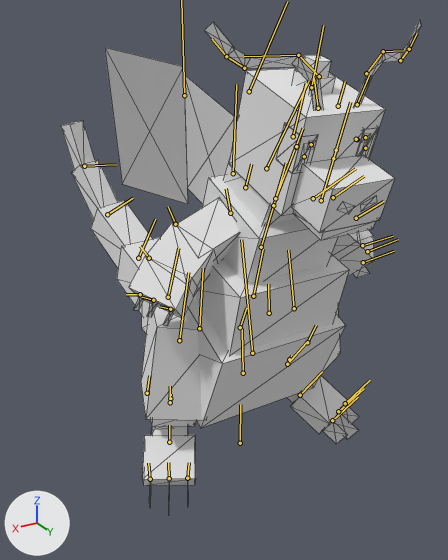
What one commit did to the glTF model gui/assets/models/pokemons/dragonite.glb.
One viewpoint serves both versions: a camera (50 mm lens) standing at (10.5, 16.3, 15.1) and looking at (-0.7, -2.4, 5.8). Lighting does not change. The marker at lower left points along +X, +Y and +Z. Both versions are drawn at frame 62 of the action 'animation.dragonite.ground_idle'; the numbers are the values there. The bones that bend it are drawn over the model as lines. Mesh edges are drawn as thin lines.
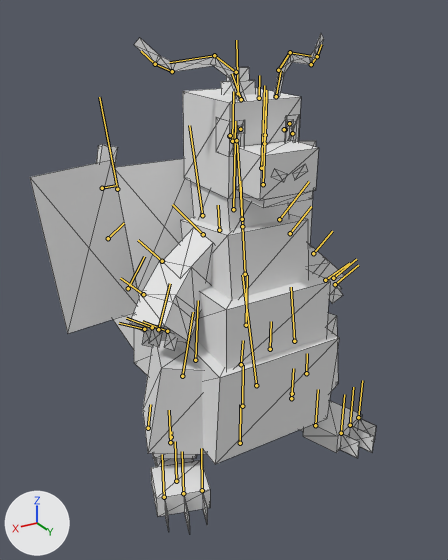
Boxes (x1, y1, x2, y2) around the edits, measured in the pictures (448 x 560 px):
'Mesh_0', posed: before (61, 19, 421, 503); after (30, 33, 376, 534)
bone 'body', root to tip: before (243, 373) to (242, 328); after (242, 406) to (243, 365)
bone 'torso', root to tip: before (240, 327) to (246, 308); after (241, 364) to (243, 340)
bone 'chest', root to tip: before (253, 296) to (263, 249); after (246, 325) to (247, 275)
bone 'chest2', root to tip: before (261, 247) to (273, 205); after (245, 274) to (242, 226)
bone 'arm_left', root to tip: before (313, 198) to (355, 168); after (279, 219) to (309, 181)
bone 'arm_right', root to tip: before (230, 213) to (226, 188); after (203, 234) to (172, 204)
bone 'wing_left', root to tip: before (266, 168) to (309, 80); after (233, 209) to (235, 121)
bone 'wing_right', root to tip: before (233, 173) to (236, 84); after (202, 215) to (189, 125)
bone 'neck', root to tip: before (275, 198) to (303, 128); after (242, 219) to (237, 141)
bone 'head', root to tip: before (293, 136) to (306, 83); after (232, 141) to (233, 91)
bone 'tail1', root to tip: before (252, 353) to (241, 239); after (256, 385) to (242, 275)
bone 'tail2', root to tip: before (199, 328) to (203, 268); after (195, 360) to (198, 300)
bone 'tail3', root to tip: before (168, 297) to (178, 248); after (158, 329) to (170, 283)
bone 'tail4', root to tip: before (138, 258) to (155, 219); after (128, 288) to (144, 256)
bone 'tail5', root to tip: before (107, 214) to (133, 198); after (108, 238) to (124, 223)
bone 'tail6', root to tip: before (84, 166) to (116, 164); after (102, 188) to (115, 185)
bone 'leg_left', root to tip: before (294, 308) to (288, 250); after (294, 341) to (291, 287)
bone 'leg_left2', root to tip: before (307, 342) to (316, 325); after (306, 373) to (307, 353)
bone 'foot_left', root to tip: before (287, 364) to (306, 343); after (291, 398) to (293, 368)
bone 'leg_right', root to tip: before (179, 340) to (188, 272); after (182, 376) to (193, 312)
bone 'leg_right2', root to tip: before (147, 393) to (149, 375); after (148, 428) to (150, 404)
bone 'foot_right', root to tip: before (170, 402) to (170, 386); after (170, 442) to (169, 410)

What changed in the scene script:
```text
Change bone_body:
    where bone_body = bpy.data.objects['dragonite'].pose.bones['body']  # child of 'dragonite'
    bone_body.location: (0.0, 1.43, 0.0) -> (0.0, 0.0, 0.0)
    bone_body.rotation_quaternion: (0.999, 0.032, 0.0, 0.0) -> (1.0, 0.0, 0.0, 0.0)  # degrees (4, 0, 0) -> degrees (0, 0, 0)
Change bone_torso:
    where bone_torso = bpy.data.objects['dragonite'].pose.bones['torso']  # child of 'body'
    bone_torso.location: (0.0, 0.0, 0.0) -> (0.0, -0.04, 0.0)
    bone_torso.rotation_quaternion: (0.971, -0.238, 0.0, 0.0) -> (0.999, -0.046, 0.008, 0.0)  # degrees (-27, 0, 0) -> degrees (-5, 1, 0)
Change bone_chest:
    where bone_chest = bpy.data.objects['dragonite'].pose.bones['chest']  # child of 'torso'
    bone_chest.rotation_quaternion: (0.997, 0.079, 0.0, 0.0) -> (0.999, 0.048, 0.0, 0.0)  # degrees (9, 0, 0) -> degrees (5, 0, 0)
Change bone_chest2:
    where bone_chest2 = bpy.data.objects['dragonite'].pose.bones['chest2']  # child of 'chest'
    bone_chest2.rotation_quaternion: (0.998, -0.06, 0.0, 0.0) -> (0.999, 0.052, 0.0, 0.0)  # degrees (-7, 0, 0) -> degrees (6, 0, 0)
Change bone_arm_left:
    where bone_arm_left = bpy.data.objects['dragonite'].pose.bones['arm_left']  # child of 'arms'
    bone_arm_left.rotation_quaternion: (0.955, -0.156, -0.063, 0.246) -> (0.926, -0.105, 0.048, 0.361)  # degrees (-19, -3, 29) -> degrees (-9, 9, 42)
Change bone_arm_right:
    where bone_arm_right = bpy.data.objects['dragonite'].pose.bones['arm_right']  # child of 'arms'
    bone_arm_right.rotation_quaternion: (0.954, -0.161, 0.045, -0.249) -> (0.926, -0.105, -0.048, -0.361)  # degrees (-19, 0, -29) -> degrees (-9, -9, -42)
Change bone_wing_left:
    where bone_wing_left = bpy.data.objects['dragonite'].pose.bones['wing_left']  # child of 'wings'
    bone_wing_left.rotation_quaternion: (0.875, -0.088, 0.473, 0.054) -> (0.995, -0.022, 0.087, 0.038)  # degrees (-11, 57, 1) -> degrees (-2, 10, 4)
Change bone_wing_right:
    where bone_wing_right = bpy.data.objects['dragonite'].pose.bones['wing_right']  # child of 'wings'
    bone_wing_right.rotation_quaternion: (0.865, -0.086, -0.492, -0.052) -> (0.995, -0.022, -0.087, -0.038)  # degrees (-11, -59, -1) -> degrees (-2, -10, -4)
Change bone_neck:
    where bone_neck = bpy.data.objects['dragonite'].pose.bones['neck']  # child of 'chest2'
    bone_neck.rotation_quaternion: (0.999, -0.05, 0.0, 0.0) -> (1.0, 0.017, 0.0, 0.0)  # degrees (-6, 0, 0) -> degrees (2, 0, 0)
Change bone_head:
    where bone_head = bpy.data.objects['dragonite'].pose.bones['head']  # child of 'neck'
    bone_head.location: (0.0, -0.44, 0.0) -> (0.0, 0.0, 0.0)
    bone_head.rotation_quaternion: (0.997, 0.083, 0.0, 0.0) -> (0.997, -0.081, 0.0, 0.0)  # degrees (9, 0, 0) -> degrees (-9, 0, 0)
Change bone_tail1:
    where bone_tail1 = bpy.data.objects['dragonite'].pose.bones['tail1']  # child of 'torso'
    bone_tail1.rotation_quaternion: (0.952, 0.306, -0.007, 0.002) -> (0.988, 0.152, 0.034, -0.005)  # degrees (36, -1, 0) -> degrees (17, 4, 0)
Change bone_tail2:
    where bone_tail2 = bpy.data.objects['dragonite'].pose.bones['tail2']  # child of 'tail1'
    bone_tail2.rotation_quaternion: (0.987, -0.161, 0.016, 0.003) -> (0.988, -0.152, 0.02, 0.003)  # degrees (-19, 2, 0) -> degrees (-18, 2, 0)
Change bone_tail3:
    where bone_tail3 = bpy.data.objects['dragonite'].pose.bones['tail3']  # child of 'tail2'
    bone_tail3.rotation_quaternion: (0.991, -0.128, 0.032, 0.004) -> (0.988, -0.152, -0.002, 0.0)  # degrees (-15, 4, 0) -> degrees (-17, 0, 0)
Change bone_tail4:
    where bone_tail4 = bpy.data.objects['dragonite'].pose.bones['tail4']  # child of 'tail3'
    bone_tail4.rotation_quaternion: (0.991, -0.117, 0.066, 0.008) -> (0.987, -0.152, -0.048, -0.007)  # degrees (-14, 8, 0) -> degrees (-18, -6, 0)
Change bone_tail5:
    where bone_tail5 = bpy.data.objects['dragonite'].pose.bones['tail5']  # child of 'tail4'
    bone_tail5.rotation_quaternion: (0.976, -0.216, 0.037, 0.008) -> (0.986, -0.152, -0.069, -0.011)  # degrees (-25, 4, 0) -> degrees (-18, -8, 0)
Change bone_tail6:
    where bone_tail6 = bpy.data.objects['dragonite'].pose.bones['tail6']  # child of 'tail5'
    bone_tail6.rotation_quaternion: (0.985, -0.174, 0.019, 0.003) -> (0.985, -0.152, -0.084, -0.013)  # degrees (-20, 2, 0) -> degrees (-18, -10, 0)
Change bone_leg_left:
    where bone_leg_left = bpy.data.objects['dragonite'].pose.bones['leg_left']  # child of 'legs'
    bone_leg_left.location: (0.0, -0.1, 0.0) -> (0.0, 0.0, 0.0)
Change bone_leg_left2:
    where bone_leg_left2 = bpy.data.objects['dragonite'].pose.bones['leg_left2']  # child of 'leg_left'
    bone_leg_left2.location: (0.0, 0.15, 0.0) -> (0.0, 0.0, 0.0)
    bone_leg_left2.rotation_quaternion: (0.976, -0.216, -0.004, 0.021) -> (1.0, -0.022, 0.0, 0.022)  # degrees (-25, 0, 2) -> degrees (-2, 0, 2)
Change bone_foot_left:
    where bone_foot_left = bpy.data.objects['dragonite'].pose.bones['foot_left']  # child of 'leg_left3'
    bone_foot_left.rotation_quaternion: (0.992, -0.1, 0.059, 0.038) -> (0.999, 0.022, -0.001, 0.044)  # degrees (-11, 7, 4) -> degrees (2, 0, 5)
Change bone_leg_right:
    where bone_leg_right = bpy.data.objects['dragonite'].pose.bones['leg_right']  # child of 'legs'
    bone_leg_right.location: (0.0, -0.1, 0.0) -> (0.0, 0.0, 0.0)
Change bone_leg_right2:
    where bone_leg_right2 = bpy.data.objects['dragonite'].pose.bones['leg_right2']  # child of 'leg_right'
    bone_leg_right2.location: (0.0, 0.15, 0.0) -> (0.0, 0.0, 0.0)
    bone_leg_right2.rotation_quaternion: (0.976, -0.216, 0.004, -0.021) -> (1.0, -0.022, 0.0, -0.022)  # degrees (-25, 0, -2) -> degrees (-2, 0, -2)
Change bone_foot_right:
    where bone_foot_right = bpy.data.objects['dragonite'].pose.bones['foot_right']  # child of 'leg_right3'
    bone_foot_right.rotation_quaternion: (0.992, -0.1, -0.059, -0.038) -> (0.999, 0.022, 0.001, -0.044)  # degrees (-11, -7, -4) -> degrees (2, 0, -5)
```
